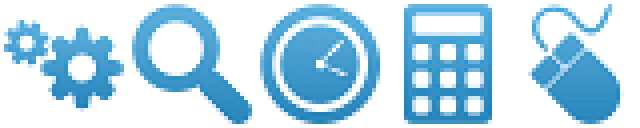
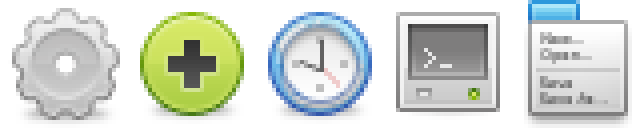
Layers edited between the first and the second 640 × 128 image:
hid "Context Menu" over [528, 4, 624, 124]
added layer "Layer 1" above "Keyboard Shortcuts" over [524, 0, 632, 128]
hid "Keyboard Shortcuts" over [400, 4, 496, 124]
added layer "Layer 6" above "Layer 5" over [396, 12, 500, 120]
added layer "Layer 5" above "Layer 3" over [268, 12, 372, 124]
hid "Search History" over [260, 4, 380, 124]
added layer "Layer 4" above "Toolbar Buttons" over [140, 12, 244, 124]
hid "Toolbar Buttons" over [132, 4, 252, 124]
added layer "Layer 2" above "General" over [8, 8, 120, 128]
hid "General" over [4, 20, 124, 112]
